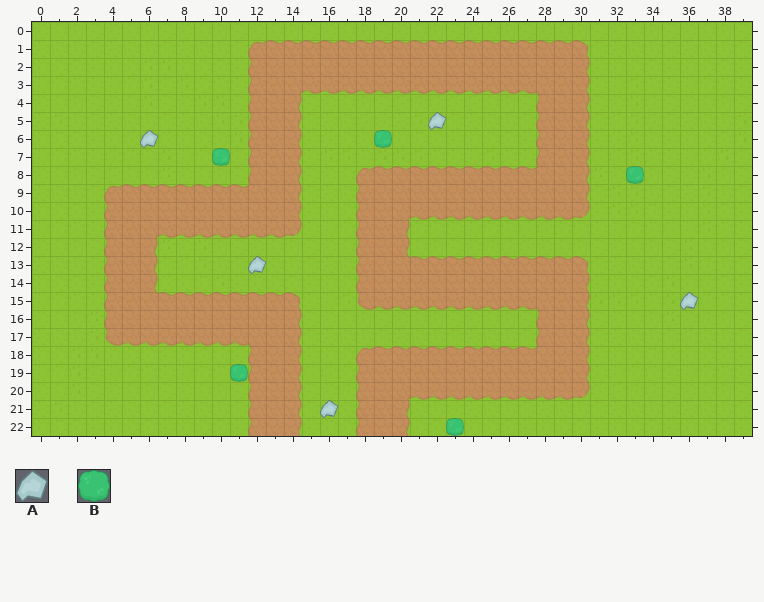
An edit to a level. Tiled map, android/assets/game/levels/level1/level1.tmx. That is the earlier state.
Cells are 32x32 px. Shown: x 0..39, y 0..22.
Key: from "tiles": A 70, B 127.
_ is an empty cell.
Layers that did not change in this view are not listed.
Layer "Objects" before, first column x 0:
 0 ________________________________________
 1 ________________________________________
 2 ________________________________________
 3 ________________________________________
 4 ________________________________________
 5 ______________________A_________________
 6 ______A____________B____________________
 7 __________B_____________________________
 8 _________________________________B______
 9 ________________________________________
10 ________________________________________
11 ________________________________________
12 ________________________________________
13 ____________A___________________________
14 ________________________________________
15 ____________________________________A___
16 ________________________________________
17 ________________________________________
18 ________________________________________
19 ___________B____________________________
20 ________________________________________
21 ________________A_______________________
22 _______________________B________________
Now the later version:
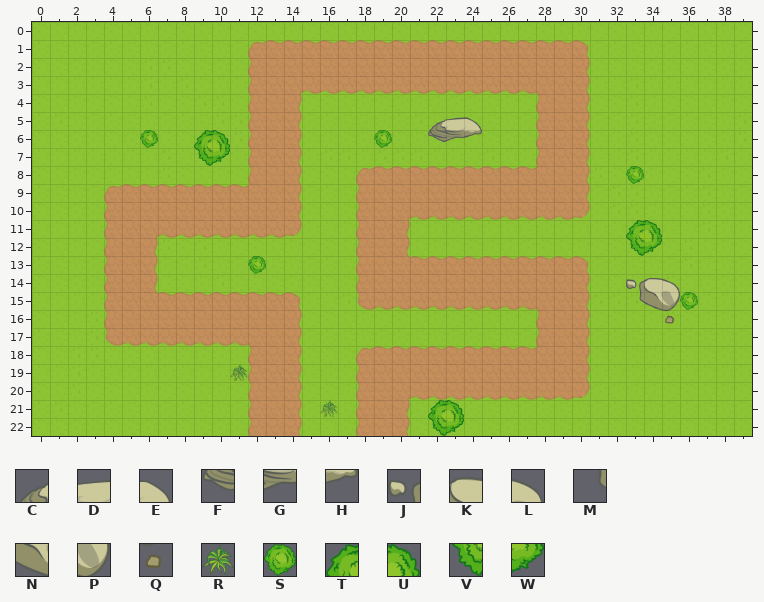
Further tiles: from "tiles": C 75, D 76, E 77, F 78, G 79, H 80, J 81, K 82, L 83, M 84, N 85, P 86, Q 89, R 153, S 158, T 159, U 160, V 161, W 162.
Edits made:
{"where": "layer \"Objects\""}
{"y":5,"x":22,"old":"A__","new":"CDE"}
{"y":6,"x":6,"old":"A","new":"S"}
{"y":6,"x":9,"old":"__","new":"TU"}
{"y":6,"x":19,"old":"B","new":"S"}
{"y":6,"x":22,"old":"___","new":"FGH"}
{"y":7,"x":9,"old":"_B","new":"VW"}
{"y":8,"x":33,"old":"B","new":"S"}
{"y":11,"x":33,"old":"__","new":"TU"}
{"y":12,"x":33,"old":"__","new":"VW"}
{"y":13,"x":12,"old":"A","new":"S"}
{"y":14,"x":33,"old":"___","new":"JKL"}
{"y":15,"x":33,"old":"___A","new":"MNPS"}
{"y":16,"x":35,"old":"_","new":"Q"}
{"y":19,"x":11,"old":"B","new":"R"}
{"y":21,"x":16,"old":"A","new":"R"}
{"y":21,"x":22,"old":"__","new":"TU"}
{"y":22,"x":22,"old":"_B","new":"VW"}
